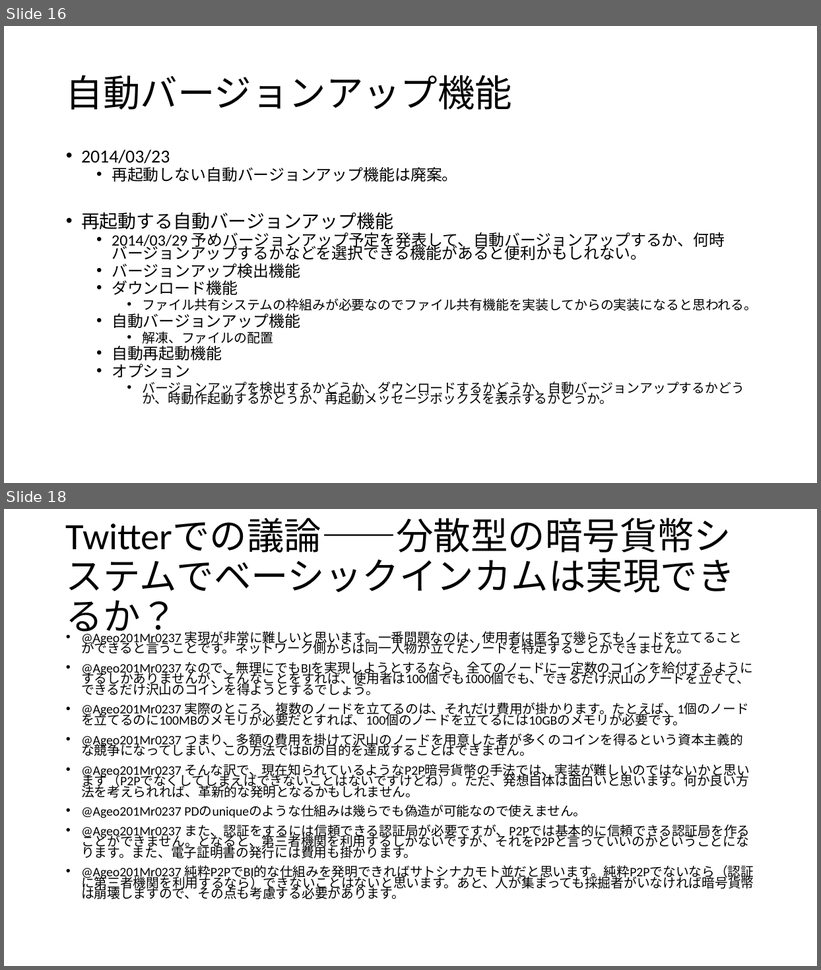
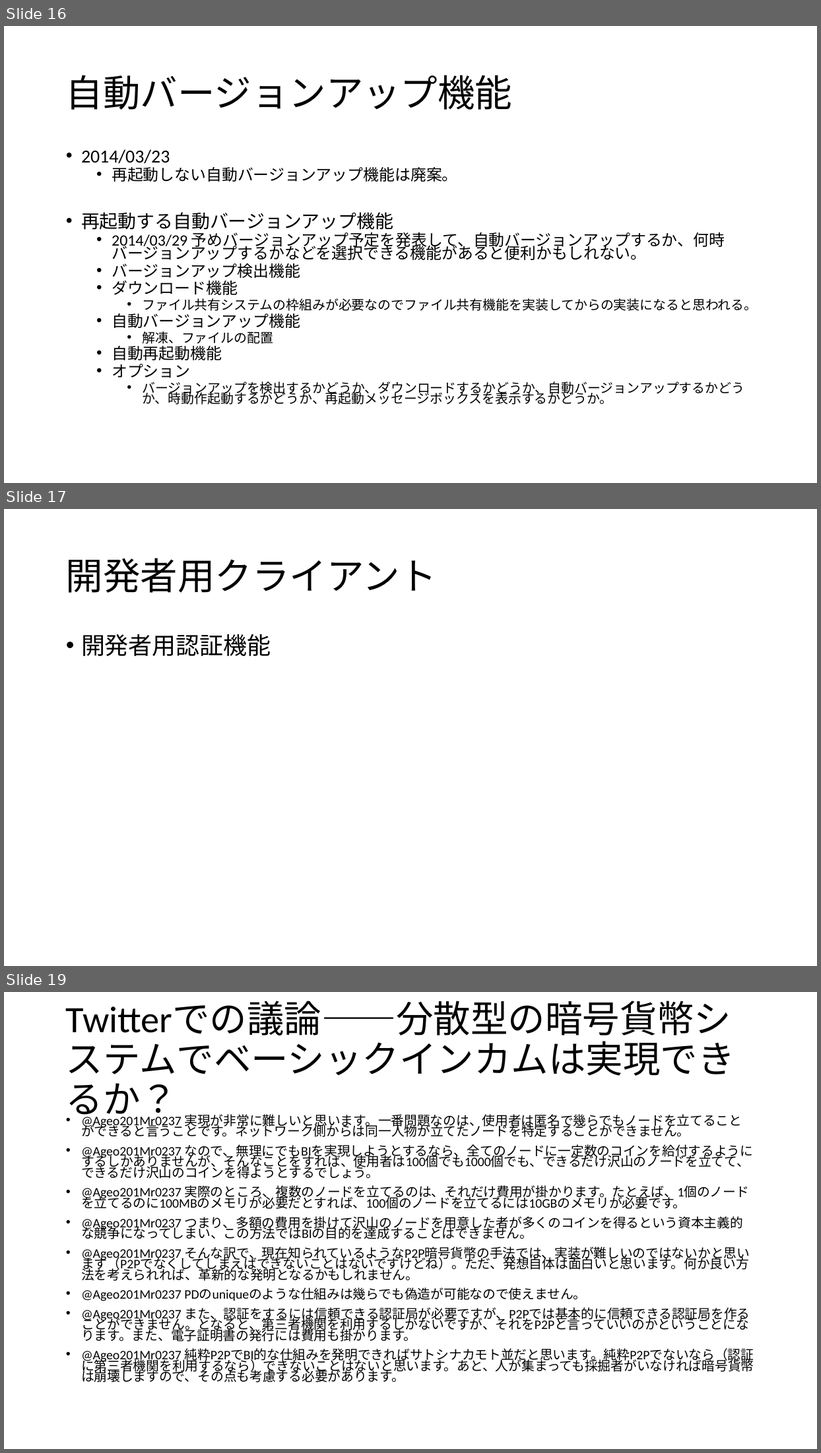
Before and after one commit to pizyumi/CREA, a slide deck: CREA2014/CREACOIN.pptx. Shown one above the other, each under a label of ours: slides 16 and 18 before the commit, slides 16, 17 and 19 after it; the slides between them are not shown. The pictures are 821x970 and 821x1453 pixels, drawn with LibreOffice and Linux fonts; fonts in the diff are those of the drawing. Boxes give left, top, right and bottom in pixels: in the first picture for what was removed or moved away, otherwise in the second. Text is boxed around its words. In the diff, an @@ line names an element or a change of style, - is before the commit and + after.

```diff
--- a/CREA2014/CREACOIN.pptx
+++ b/CREA2014/CREACOIN.pptx
@@ slide 17 added at (4, 509, 817, 966), background #FFFFFF @@
@@ title added at (66, 558, 437, 593), 44 pt, text #000000 @@
+開発者用クライアント
@@ text added at (81, 634, 271, 656), 28 pt, text #000000 @@
+• 開発者用認証機能
@@ what was slide 18 is now slide 19 @@
```
Also in this commit, not shown: 1 slide changed, 2 other slides added, 4 other files.
